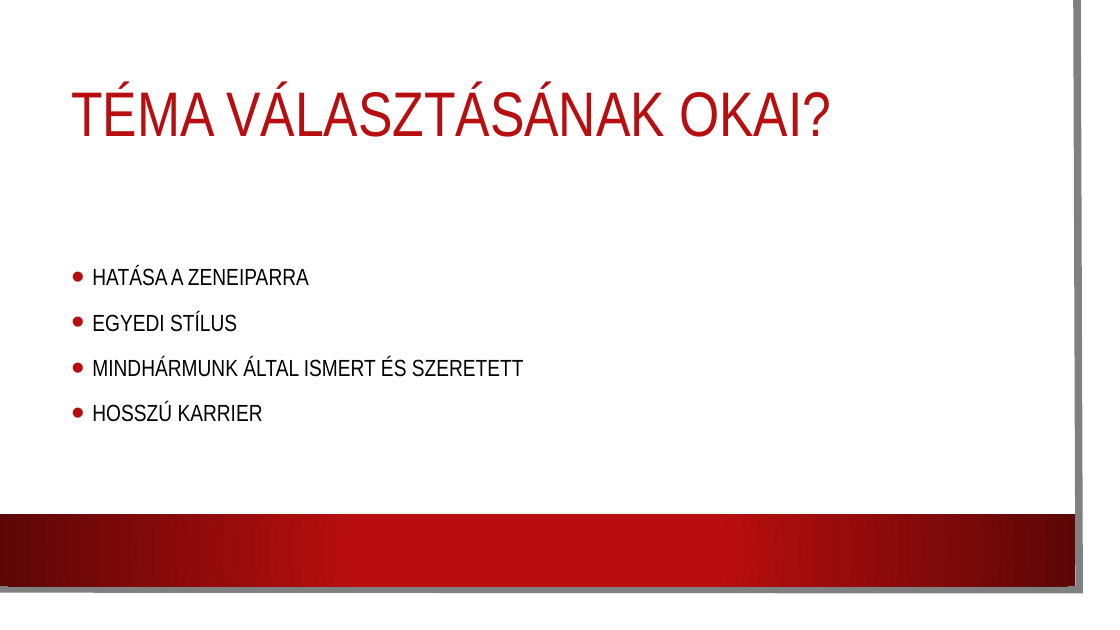
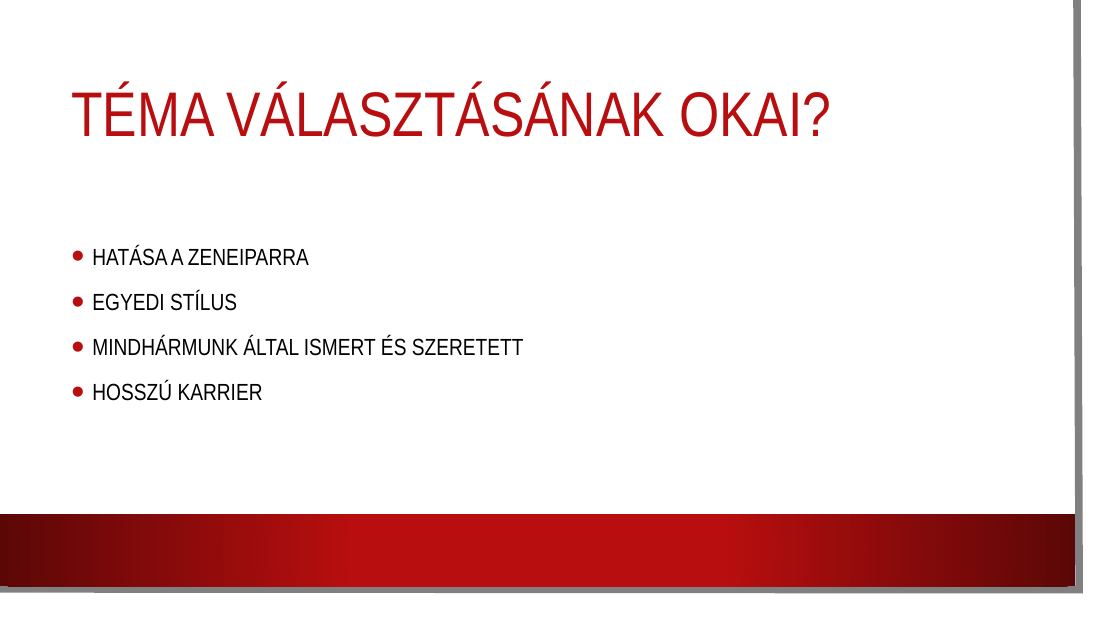
Before and after one commit to verbaviktor/Eminem-rajongoi-weboldal, a slide deck: slide 2 of Eminem.pptx. Drawn at 1120x630 pixels with LibreOffice and Linux fonts; fonts in the diff are those of the drawing; background and template pictures are left out. Boxes give left, top, right and bottom in pixels: in the first picture for what was removed or moved away, otherwise in the second. Text is boxed around its words. In the diff, an @@ line names an element or a change of style, - is before the commit and + after.

Commit message:
ppt #14

```diff
--- a/Eminem.pptx
+++ b/Eminem.pptx
@@ text "HATÁSA A ZENEIPARRA": place and size @@
-text "HATÁSA A ZENEIPARRA" at box(92, 266, 524, 422)
+text "HATÁSA A ZENEIPARRA" at box(92, 246, 524, 401)
```
Also in this commit, not shown: 1 other slide changed, 4 slides added, 3 slides removed.
